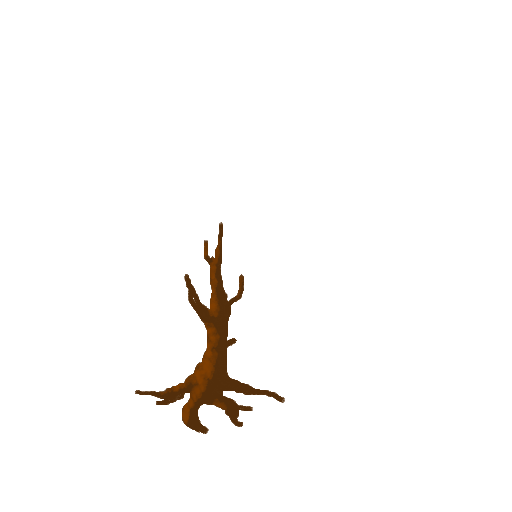
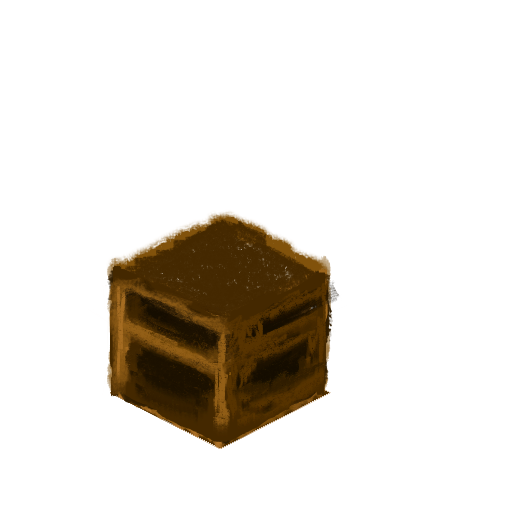
Layer changes from the first 512 × 512 image to the second:
showed "Копия Layer 2", painted on it over bbox(105, 210, 340, 449)
hid "Layer 2", painted on it over bbox(105, 210, 321, 449)
